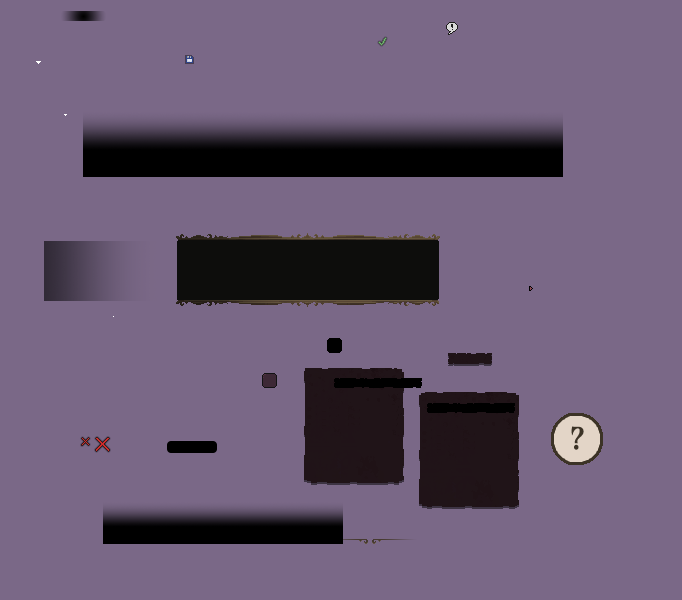
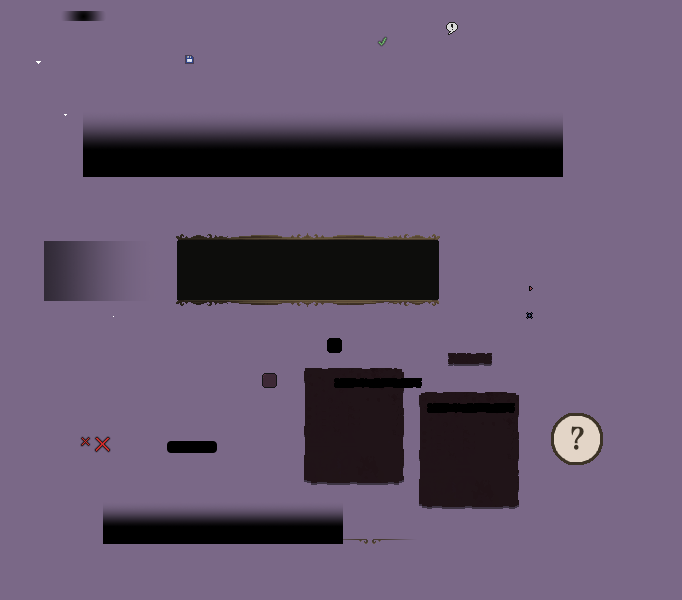
Layer changes from the first 682x600 image to the second:
added layer "PassiveItemIcon.png" in group "Icons" over [left=526, top=312, right=533, bottom=319]
